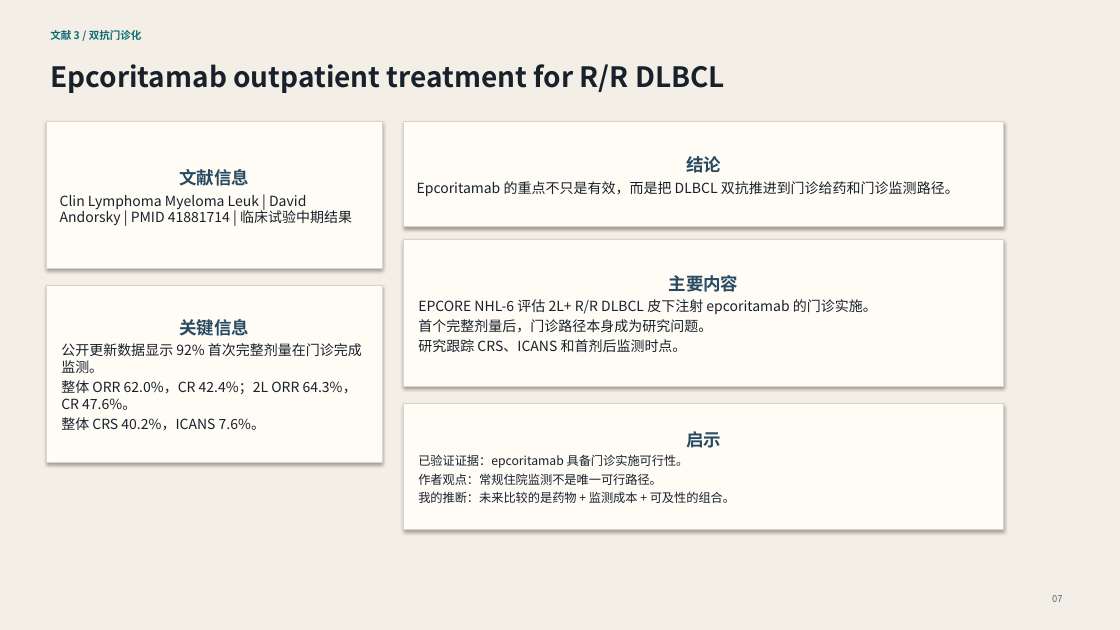
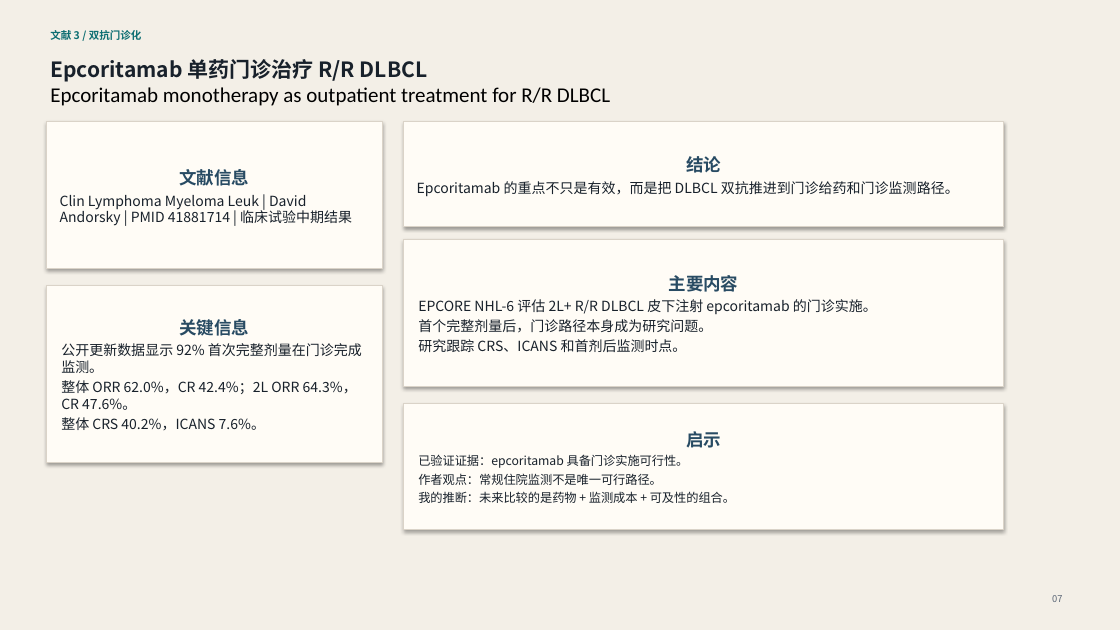
Before and after one commit to zhengyipharmacy-collab/pubmed-lymphoma-slides, a slide deck: slide 7 of archive/2026-06-02/pubmed-dlbcl-cnsl-btki-2026-06-02.pptx. Drawn at 1120x630 pixels with LibreOffice and Linux fonts; fonts in the diff are those of the drawing. Boxes give left, top, right and bottom in pixels: in the first picture for what was removed or moved away, otherwise in the second. Text is boxed around its words. In the diff, an @@ line names an element or a change of style, - is before the commit and + after.

```diff
--- a/archive/2026-06-02/pubmed-dlbcl-cnsl-btki-2026-06-02.pptx
+++ b/archive/2026-06-02/pubmed-dlbcl-cnsl-btki-2026-06-02.pptx
@@ text at bbox=[50, 59, 610, 106]: text changed; size 24 to 18 pt; font Noto Sans CJK SC to Calibri; text colour #18212B to #000000; bold off @@
-Epcoritamab outpatient treatment for R/R DLBCL
+Epcoritamab 单药门诊治疗 R/R DLBCL
+Epcoritamab monotherapy as outpatient treatment for R/R DLBCL
```
Also in this commit, not shown: 11 other slides changed, 1 slide added, 1 slide removed, 5 other files.
